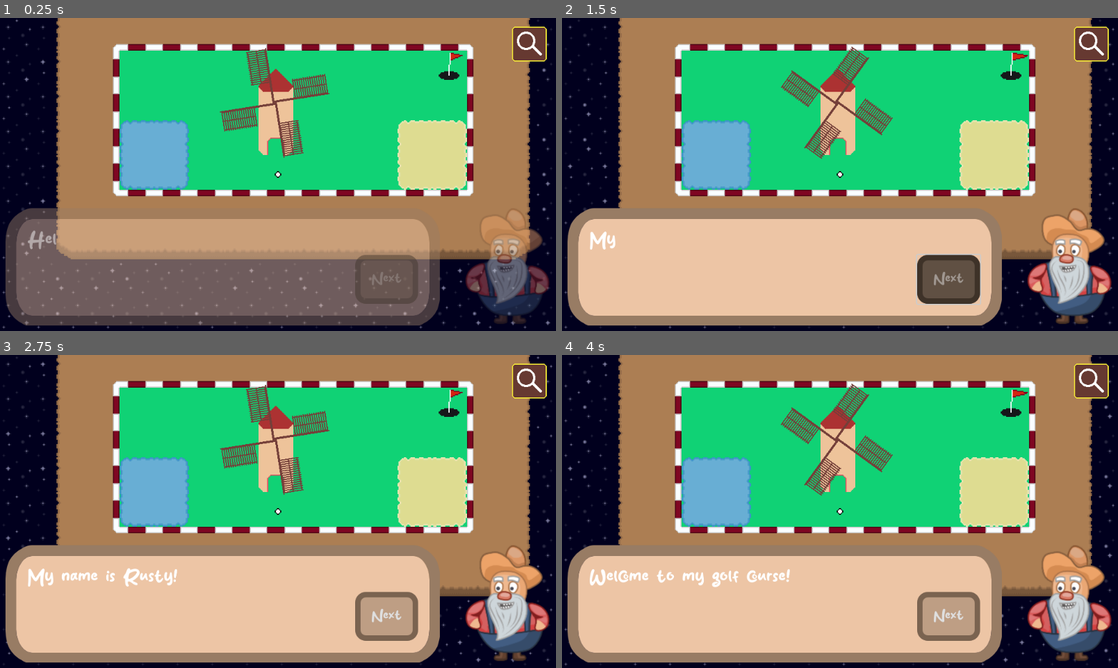
Above: before the commit, frames 1-4 (two rows, left to right).
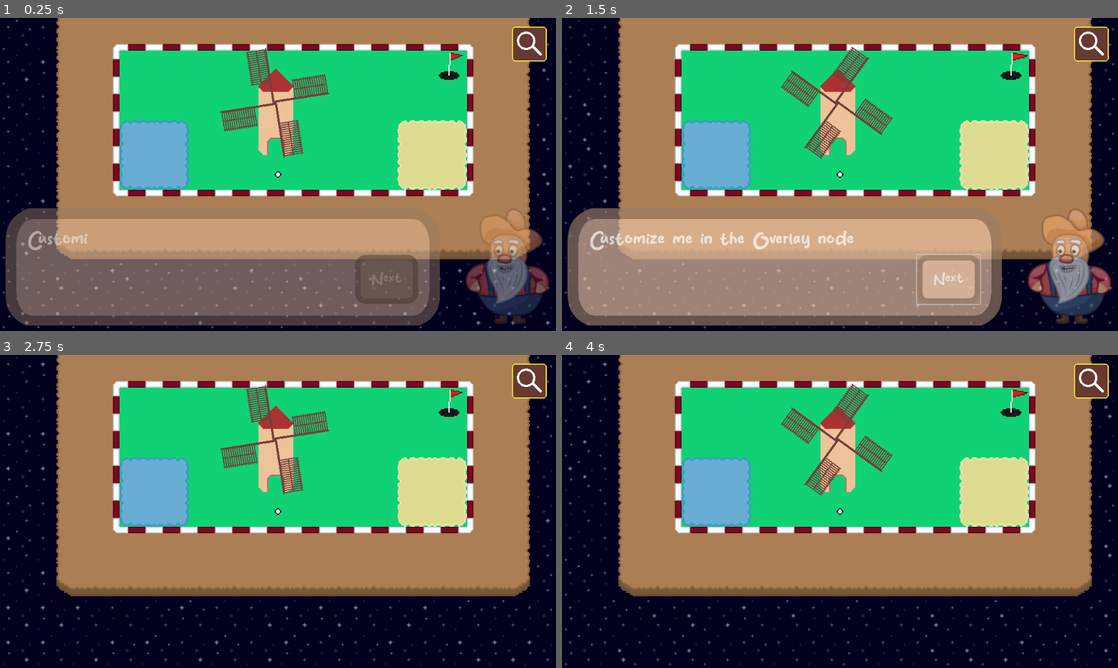
Above: after the commit, the same moments.

Repository: SleepingColossus/rustys-mini-golf
Game: Godot game, scene res://Maps/TestMap.tscn
Two runs of this game, one before a commit and one after it. Both use one fixed random seed, a clock stepped at 60 frames per second and the inputs below. The project has no main scene, so this scene is started directly.
Inputs (mouse positions are in pixels of both pictures, inside the frame that each line leads up to):
- Up to frame 1 (0.25 s): no input
- Up to frame 2 (1.5 s): click (1090, 43) at 0.5 s; click "Next" at 1.25 s
- Up to frame 3 (2.75 s): click (528, 380) at 2 s
- Up to frame 4 (4 s): click (951, 617) at 2.75 s, where only the run before the commit has a clickable "Next"; click (1090, 380) at 3.5 s

The runs differ from the first frame. In frame 1, 0.2% of the frame differs, in the area x 5-16%, y 67-75%; in frame 2, 28%; in frame 3, 30%; in frame 4, 30%, in the area x 1-99%, y 60-99%.
Error in both runs: Invalid access to property or key 'enabled' on a base object of type 'Nil'. (res://UI/Overlay.gd:18)

Commit message:
Update placeholder text for speech bubbles

Diff:
--- a/Src/UI/Overlay.tscn
+++ b/Src/UI/Overlay.tscn
@@ -91,6 +91,22 @@
 texture_margin_right = 30.0
 texture_margin_bottom = 30.0
 modulate_color = Color(0.811765, 0.811765, 0.811765, 1)
+
+[sub_resource type="Animation" id="Animation_0owto"]
+resource_name = "hide"
+length = 0.5
+tracks/0/type = "value"
+tracks/0/imported = false
+tracks/0/enabled = true
+tracks/0/path = NodePath(".:modulate")
+tracks/0/interp = 1
+tracks/0/loop_wrap = true
+tracks/0/keys = {
+"times": PackedFloat32Array(0, 0.5),
+"transitions": PackedFloat32Array(1, 1),
+"update": 0,
+"values": [Color(1, 1, 1, 1), Color(1, 1, 1, 0)]
+}
 
 [sub_resource type="Animation" id="Animation_osjgb"]
 resource_name = "show"
@@ -108,22 +124,6 @@
 "values": [Color(1, 1, 1, 0), Color(1, 1, 1, 1)]
 }
 
-[sub_resource type="Animation" id="Animation_0owto"]
-resource_name = "hide"
-length = 0.5
-tracks/0/type = "value"
-tracks/0/imported = false
-tracks/0/enabled = true
-tracks/0/path = NodePath(".:modulate")
-tracks/0/interp = 1
-tracks/0/loop_wrap = true
-tracks/0/keys = {
-"times": PackedFloat32Array(0, 0.5),
-"transitions": PackedFloat32Array(1, 1),
-"update": 0,
-"values": [Color(1, 1, 1, 1), Color(1, 1, 1, 0)]
-}
-
 [sub_resource type="AnimationLibrary" id="AnimationLibrary_41vre"]
 _data = {
 "hide": SubResource("Animation_0owto"),
@@ -132,7 +132,7 @@
 
 [node name="CanvasLayer" type="CanvasLayer"]
 script = ExtResource("1_3x7xf")
-text_lines = Array[String](["Hello, there!", "My name is Rusty!", "Welcome to my golf course!"])
+text_lines = Array[String](["Customize me in the Overlay node"])
 
 [node name="Overlay" type="Control" parent="."]
 layout_mode = 3
